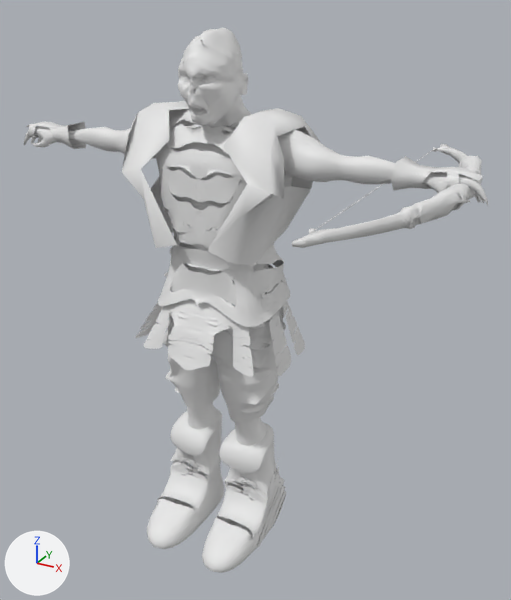
The FBX model TowerDefense/Assets/Models/model_OrcArcher/model_OrcArcher.fbx, before and after one commit.
One viewpoint serves both versions: a 50 mm camera at (0.997, -1.598, 0.851) aimed at (0.07, 0.088, 0.008). Arrows for +X, +Y and +Z are at lower left; the lights stay in place. Where no turn or scale is listed for an object, it has been applied to the vertices. Vertices at the same position are counted once.

In view in the first picture: 'armor_body', 'armor_hands', 'body', 'boot_left', 'boot_right', 'bow', 'clothes_pants', 'clothes_shirt', 'clothes_skirt'.
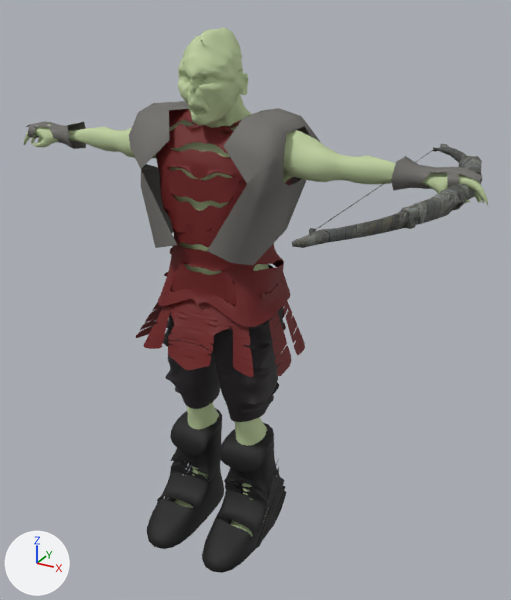
What differs and where, as boxes (x1, y1, x2, y2) in the pictures (511 x 600 px):
'body', recoloured (grey to green): (23, 27, 488, 537) in both
'clothes_shirt', recoloured (grey to red): (156, 109, 292, 327) in both
'armor_body', reshaped: before (122, 101, 320, 265); after (129, 101, 320, 265)
'boot_right', recoloured (white to black): (202, 423, 287, 573) in both
'clothes_pants', recoloured (grey to black): (163, 264, 284, 422) in both
'boot_left', recoloured (white to black): (147, 408, 224, 549) in both
'clothes_skirt', recoloured (white to brown): (136, 284, 305, 377) in both
'bow', recoloured (white to grey): (292, 144, 482, 248) in both
'armor_hands', recoloured (white to grey): (26, 121, 483, 191) in both
part 1 of me_mesh_001, built on: before (122, 103, 313, 265); after (129, 103, 306, 265)
part 2 of me_mesh_001, recoloured (white to grey): (154, 101, 320, 142) in both

The change, as a diff of the scene's bpy script:
```diff
--- a/TowerDefense/Assets/Models/model_OrcArcher/model_OrcArcher.fbx.py
+++ b/TowerDefense/Assets/Models/model_OrcArcher/model_OrcArcher.fbx.py
@@ me_mesh_003 @@
 me_mesh_003.from_pydata(...)  # 1816 vertices, 1460 faces; spans x -0.078..0.084, y -0.28..0.078, z -0.177..0.186
+me_mesh_003.materials.append(mat_leather_black_2)  # picture img_leather_black_2_jpg
@@ me_mesh @@
 me_mesh.from_pydata(...)  # 68 vertices, 42 faces; spans x -3.14..3.14, y -0.62..0.58, z -0.77..0.25
+me_mesh.materials.append(mat_armor_1)  # picture img_armor_1_jpg
@@ me_mesh_001 @@
 # used by ob_armor_body; location = (-0.013, 0.036, 0.548); rotation_euler = (-3.142, 0.0, 0.0), in degrees (-180, 0, 0); scale = (-0.222, -0.0773, -0.0773)
 # verts and faces of me_mesh_001; kept vertices keep their numbers, new ones are numbered from 66
-me_mesh_001.from_pydata(...)  # 66 vertices, 32 faces; spans x -1.14..1.14, y -1.91..1.87, z -4.8..0.33
+me_mesh_001.from_pydata(...)  # 66 vertices, 34 faces; spans x -1.14..1.14, y -1.91..1.72, z -4.8..0.33
+# me_mesh_001 part 1
+delete_faces([(20, 25, 28, 29, 22), (53, 55, 62, 61, 58)])
+verts[6] = (-1.01, -0.58, -0.29)  # moved, pixel (286, 132)
+verts[13] = (-0.36, 1.72, -1.12)  # moved
+verts[17] = (-0.71, 1.66, -2.5)  # moved, pixel (292, 182)
+verts[18] = (-0.06, 1.69, -1.68)  # moved
+verts[19] = (-1.02, 1.15, -2.06)  # moved
+verts[20] = (-0.91, -1.6, -1.17)  # moved, pixel (263, 165)
+verts[23] = (-0.99, -0.69, -1.86)  # moved, pixel (282, 181)
+verts[24] = (-0.02, 1.56, -3.13)  # moved
+verts[25] = (-0.81, -1.57, -2.43)  # moved, pixel (255, 203)
+verts[39] = (1.01, -0.58, -0.29)  # moved
+verts[46] = (0.36, 1.72, -1.12)  # moved
+verts[50] = (0.71, 1.66, -2.5)  # moved
+verts[51] = (0.06, 1.69, -1.68)  # moved
+verts[52] = (1.02, 1.15, -2.06)  # moved
+verts[53] = (0.91, -1.6, -1.17)  # moved, pixel (130, 149)
+verts[56] = (0.99, -0.69, -1.86)  # moved
+verts[57] = (0.02, 1.56, -3.13)  # moved
+verts[58] = (0.81, -1.57, -2.43)  # moved, pixel (140, 185)
+faces += [(22, 25, 28, 29), (20, 23, 27, 25, 22), (55, 62, 61, 58), (53, 55, 58, 60, 56)]
+# me_mesh_001 part 2: 30 faces spanning x -1.14..1.14, y -1.9..1.72, z -4.8..0.33 switch from no material to mat_armor_1 (picture img_armor_1_jpg)
@@ me_mesh_006 @@
 me_mesh_006.from_pydata(...)  # 3891 vertices, 3872 faces; spans x -0.257..0.087, y -0.127..0.135, z -0.227..0.233
+me_mesh_006.materials.append(mat_leather_black_1)  # picture img_leather_black_1_jpg
@@ me_bow @@
 me_bow.from_pydata(...)  # 528 vertices, 1040 faces; spans x -0.008..0.219, y -0.001..1.031, z -0.019..0.043
-me_bow.materials.append(mat_bow)  # white #e7e7e7
+me_bow.materials.append(mat_woodold)  # picture img_woodold_jpg
@@ me_mesh_004 @@
 me_mesh_004.from_pydata(...)  # 6556 vertices, 5405 faces; spans x -0.184..0.184, y -0.144..0.158, z -0.177..0.37
+me_mesh_004.materials.append(mat_cloths_red_2)  # picture img_cloths_red_2_png
@@ me_mesh_002 @@
 me_mesh_002.from_pydata(...)  # 1816 vertices, 1460 faces; spans x -1.33..1.44, y -3.92..1.09, z -1.08..1.13
+me_mesh_002.materials.append(mat_leather_black_2)  # picture img_leather_black_2_jpg
@@ me_mesh_007 @@
 me_mesh_007.from_pydata(...)  # 15728 vertices, 30047 faces; spans x -9.2..9.2, y -15.1..4.5, z -2.3..2.3
+me_mesh_007.materials.append(mat_skin_green_1)  # picture img_skin_green_1_jpg
@@ me_mesh_005 @@
 me_mesh_005.from_pydata(...)  # 9223 vertices, 7856 faces; spans x -0.327..0.157, y -0.206..0.171, z -0.031..0.214
+me_mesh_005.materials.append(mat_cloths_red_2)  # picture img_cloths_red_2_png
```
